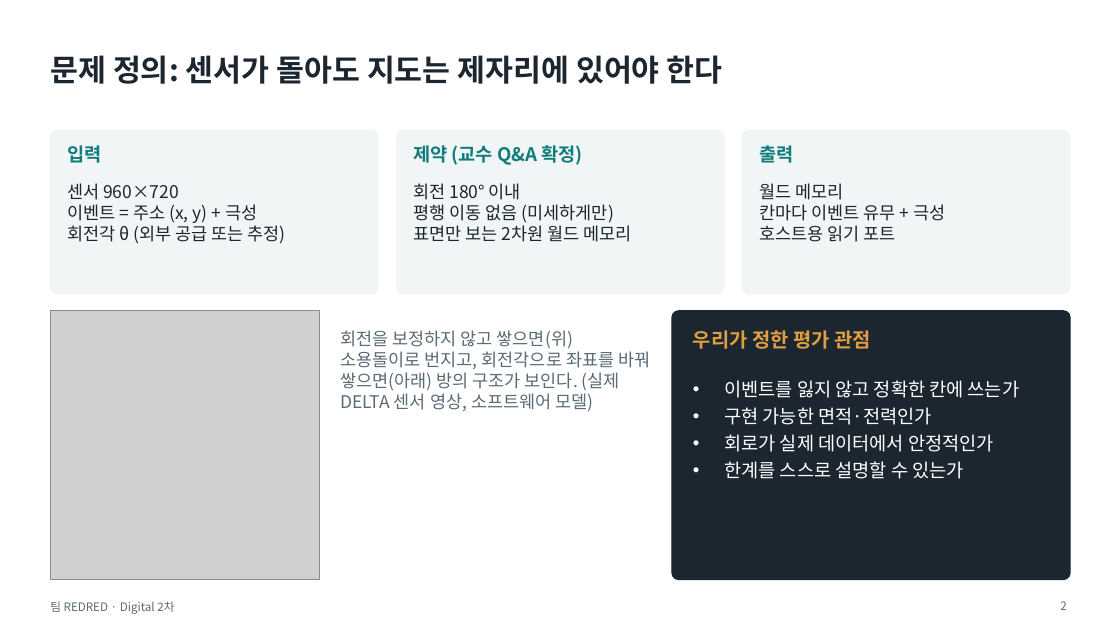
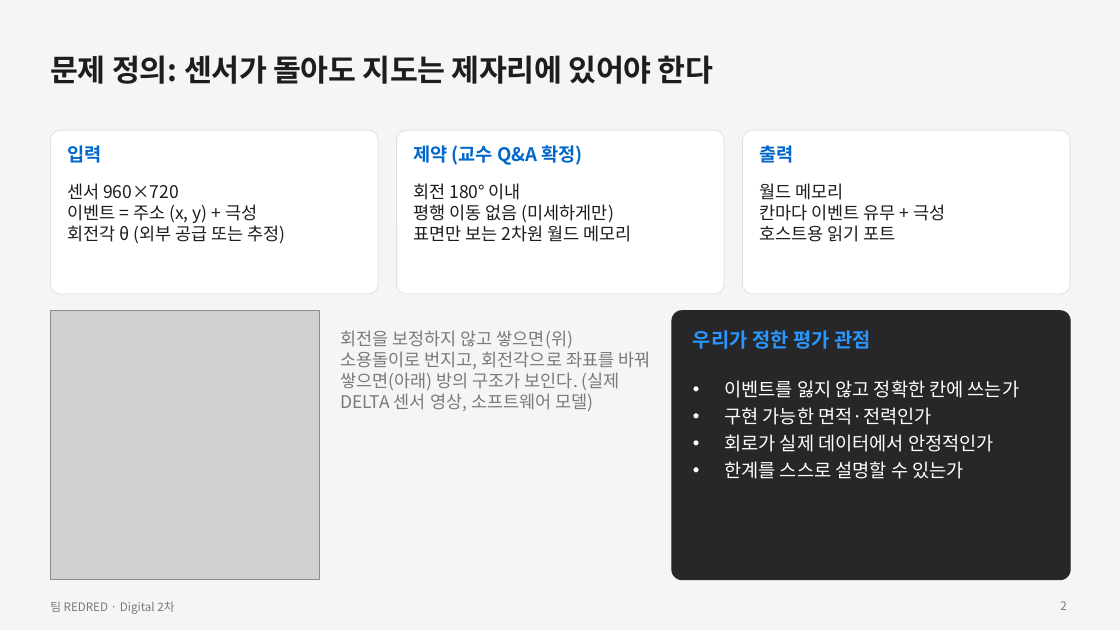
Before and after one commit to GangHeeJo/AI-SEMI, a slide deck: slide 2 of submission/REDRED_2차_발표자료.pptx. Drawn at 1120x630 pixels with LibreOffice and Linux fonts; fonts in the diff are those of the drawing; grey boxes stand for pictures. Boxes give left, top, right and bottom in pixels: in the first picture for what was removed or moved away, otherwise in the second. Text is boxed around its words. In the diff, an @@ line names an element or a change of style, - is before the commit and + after.

```diff
--- a/submission/REDRED_2차_발표자료.pptx
+++ b/submission/REDRED_2차_발표자료.pptx
@@ background #FFFFFF to #F5F5F7 @@
@@ text "문제 정의: 센서가 돌아도 지도는 ..." at (x1=50, y1=55, x2=713, y2=84): text colour #1B2630 to #1D1D1F, letter spacing 0 to -0.3 pt @@
@@ fill #F2F5F6 to #FFFFFF; outline #F2F5F6 1 pt to #E0E0E0 0.75 pt; proportions changed in 3 elements at (x1=50, y1=130, x2=378, y2=294), (x1=397, y1=130, x2=724, y2=294), (x1=743, y1=130, x2=1070, y2=294) @@
@@ text colour #0E7C7B to #0066CC in 3 elements at (x1=67, y1=145, x2=101, y2=163), (x1=413, y1=145, x2=583, y2=165), (x1=759, y1=145, x2=793, y2=163) @@
@@ text colour #1B2630 to #1D1D1F in 3 elements at (x1=67, y1=183, x2=286, y2=244), (x1=413, y1=183, x2=631, y2=242), (x1=759, y1=183, x2=946, y2=242) @@
@@ rounded rectangle at (x1=672, y1=311, x2=1070, y2=580): fill #1B2630 to #272729; outline #1B2630 1 pt to #272729 1 pt; proportions changed @@
@@ text "우리가 정한 평가 관점" at (x1=693, y1=330, x2=871, y2=349): text colour #E09F3E to #2997FF @@
@@ text colour #5B6B76 to #7A7A7A in 3 elements at (x1=340, y1=330, x2=650, y2=411), (x1=1060, y1=601, x2=1066, y2=610), (x1=50, y1=601, x2=174, y2=614) @@
```
Also in this commit, not shown: 18 other slides changed, 13 other files.
